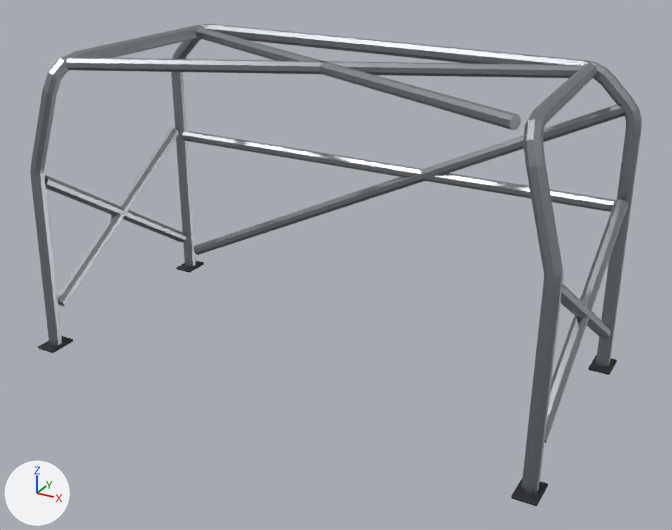
An edit to the glTF model assets/parts/interior/roll_cage_welded/apex_v8.glb, drawn before and after from the same camera.
Both versions are drawn from a camera (50 mm lens) standing at (1.36, -2.5, 1.03) and looking at (0.04, -0.1, -0.17). The axes (+X, +Y, +Z) are drawn at lower left. The lights are the same throughout. The older version comes first. Vertices at exactly the same position are counted once.

The scene before the commit, as lines of its bpy script (objects in view):
```python
me_model = bpy.data.meshes.new('model')
me_model.from_pydata(...)  # 590 vertices, 1120 faces; spans x -1.0..1.0, y -0.49..0.49, z -0.56..0.56
# faces by material slot: [864, 256]
me_model.materials.append(mat_raw_metal)  # grey #a3a7ab
me_model.materials.append(mat_car_atlas)  # picture img_car_atlas
ob_model = bpy.data.objects.new('model', me_model)
ob_model.parent = ob_roll_cage_welded
ob_model.location = (0.0, -0.119, -0.00702)
ob_model.scale = (0.873, 0.873, 0.873)
```
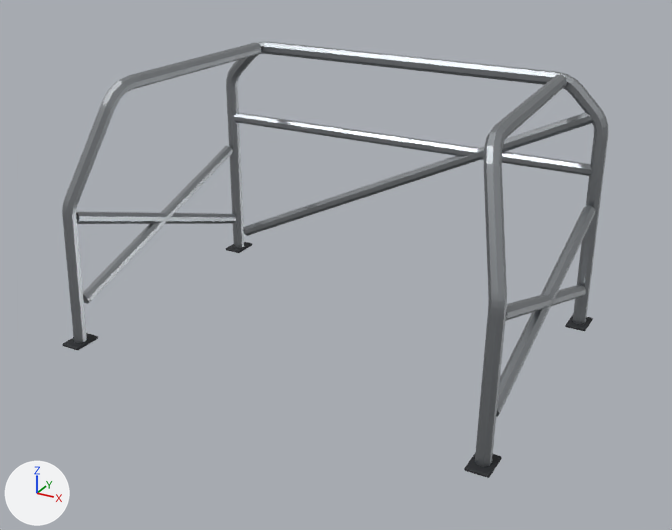
Pixel boxes [x1, y1, x2, y2] of what changed, in the pictures (672 x 530 px; the box of a moved part takes in the faces that stretch with it):
'model', reshaped, moved, rescaled (11% narrower, 10% shorter): before [30, 24, 642, 506]; after [62, 42, 608, 478]
part 1 of me_model, moved or reshaped: before [194, 104, 625, 255]; after [243, 113, 593, 236]
part 2 of me_model, moved or reshaped: before [544, 199, 628, 443]; after [496, 206, 595, 417]
part 3 of me_model, moved or reshaped: before [561, 284, 611, 339]; after [506, 285, 586, 321]
part 4 of me_model, moved or reshaped: before [57, 127, 179, 307]; after [83, 146, 233, 304]
part 5 of me_model, moved or reshaped: before [44, 175, 186, 242]; after [76, 212, 236, 224]
part 6 of me_model, moved or reshaped: before [181, 131, 616, 212]; after [233, 113, 592, 176]
part 7 of me_model, moved or reshaped: before [588, 355, 617, 375]; after [565, 315, 593, 331]
part 8 of me_model, moved or reshaped: before [176, 260, 204, 273]; after [226, 242, 252, 253]
part 9 of me_model, moved or reshaped: before [511, 477, 548, 506]; after [464, 452, 502, 478]
part 10 of me_model, moved or reshaped: before [38, 336, 73, 353]; after [62, 333, 98, 351]
part 11 of me_model, added: after [226, 42, 608, 324]
part 12 of me_model, deleted: before [171, 24, 642, 367]
part 13 of me_model, moved or reshaped: before [30, 25, 597, 495]; after [62, 42, 567, 467]

Patch to the scene script:
```diff
--- a/assets/parts/interior/roll_cage_welded/apex_v8.glb.py
+++ b/assets/parts/interior/roll_cage_welded/apex_v8.glb.py
@@ me_model @@
 # used by ob_model
-me_model.from_pydata(...)  # 590 vertices, 1120 faces; spans x -1.0..1.0, y -0.49..0.49, z -0.56..0.56
+me_model.from_pydata(...)  # 554 vertices, 1056 faces; spans x -1.0..1.0, y -0.7..0.7, z -0.58..0.58
+# me_model part 1: the loose piece of 18 vertices spanning x -0.92..0.95, y 0.41..0.46, z -0.49..0.44 is scaled about its middle by (0.986, 1.17, 0.982), then moved by (0.0, 0.19, 0.0)
+# me_model part 2: the loose piece of 18 vertices spanning x 0.94..0.98, y -0.4..0.4, z -0.42..0.12 is scaled about its middle by (1.18, 1.48, 0.775), then moved by (-0.01, 0.0, -0.04)
+# me_model part 3: the loose piece of 18 vertices spanning x 0.94..0.98, y -0.4..0.4, z -0.42..0.12 is scaled about its middle by (1.18, 1.48, 0.775), then moved by (-0.01, 0.0, -0.04)
+# me_model part 4: the loose piece of 18 vertices spanning x -0.98..-0.94, y -0.4..0.4, z -0.42..0.12 is scaled about its middle by (1.18, 1.48, 0.775), then moved by (0.01, 0.0, -0.04)
+# me_model part 5: the loose piece of 18 vertices spanning x -0.98..-0.94, y -0.4..0.4, z -0.42..0.12 is scaled about its middle by (1.18, 1.48, 0.775), then moved by (0.01, 0.0, -0.04)
+# me_model part 6: the loose piece of 18 vertices spanning x -0.96..0.96, y 0.41..0.45, z 0.05..0.09 is moved by (0.0, 0.19, 0.1)
+# me_model part 7: the loose piece of 34 vertices spanning x 0.92..1.0, y 0.38..0.49, z -0.56..-0.55 is scaled about its middle by 1.17, then moved by (-0.01, 0.19, -0.01)
+# me_model part 8: the loose piece of 34 vertices spanning x -1.0..-0.92, y 0.38..0.49, z -0.56..-0.55 is scaled about its middle by 1.17, then moved by (0.01, 0.19, -0.01)
+# me_model part 9: the loose piece of 34 vertices spanning x 0.92..1.0, y -0.49..-0.38, z -0.56..-0.55 is scaled about its middle by 1.17, then moved by (-0.01, -0.19, -0.01)
+# me_model part 10: the loose piece of 34 vertices spanning x -1.0..-0.92, y -0.49..-0.38, z -0.56..-0.55 is scaled about its middle by 1.17, then moved by (0.01, -0.19, -0.01)
+# me_model part 11: a new loose piece of 146 vertices spanning x -0.98..0.98, y 0.6..0.66, z -0.57..0.57, in mat_raw_metal (grey #a3a7ab)
+# me_model part 12: the loose piece of 146 vertices spanning x -0.98..0.98, y 0.41..0.46, z -0.56..0.56 is deleted
+# me_model part 13: 198 vertices removed from x -0.98..0.98, y -0.46..0.4, z -0.56..0.56; 162 vertices added at x -0.98..0.98, y -0.66..0.59, z -0.57..0.58
 me_model.materials.append(mat_raw_metal)
@@ ob_model @@
 ob_model.parent = ob_roll_cage_welded
-ob_model.location = (0.0, -0.119, -0.00702)
-ob_model.scale = (0.873, 0.873, 0.873)
+ob_model.location = (0.0, -0.0411, -0.0212)
+ob_model.scale = (0.744, 0.744, 0.744)
```
